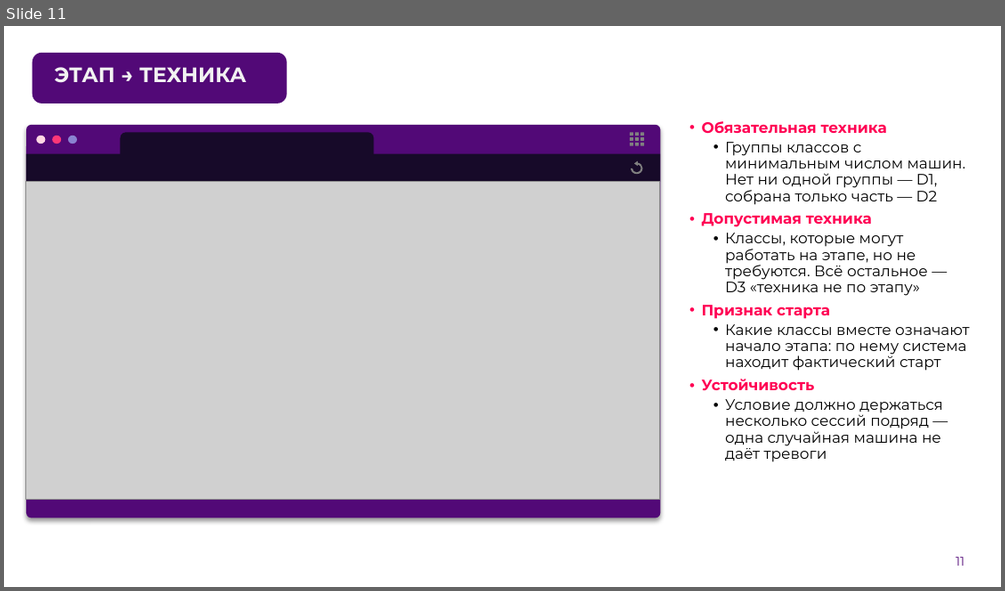
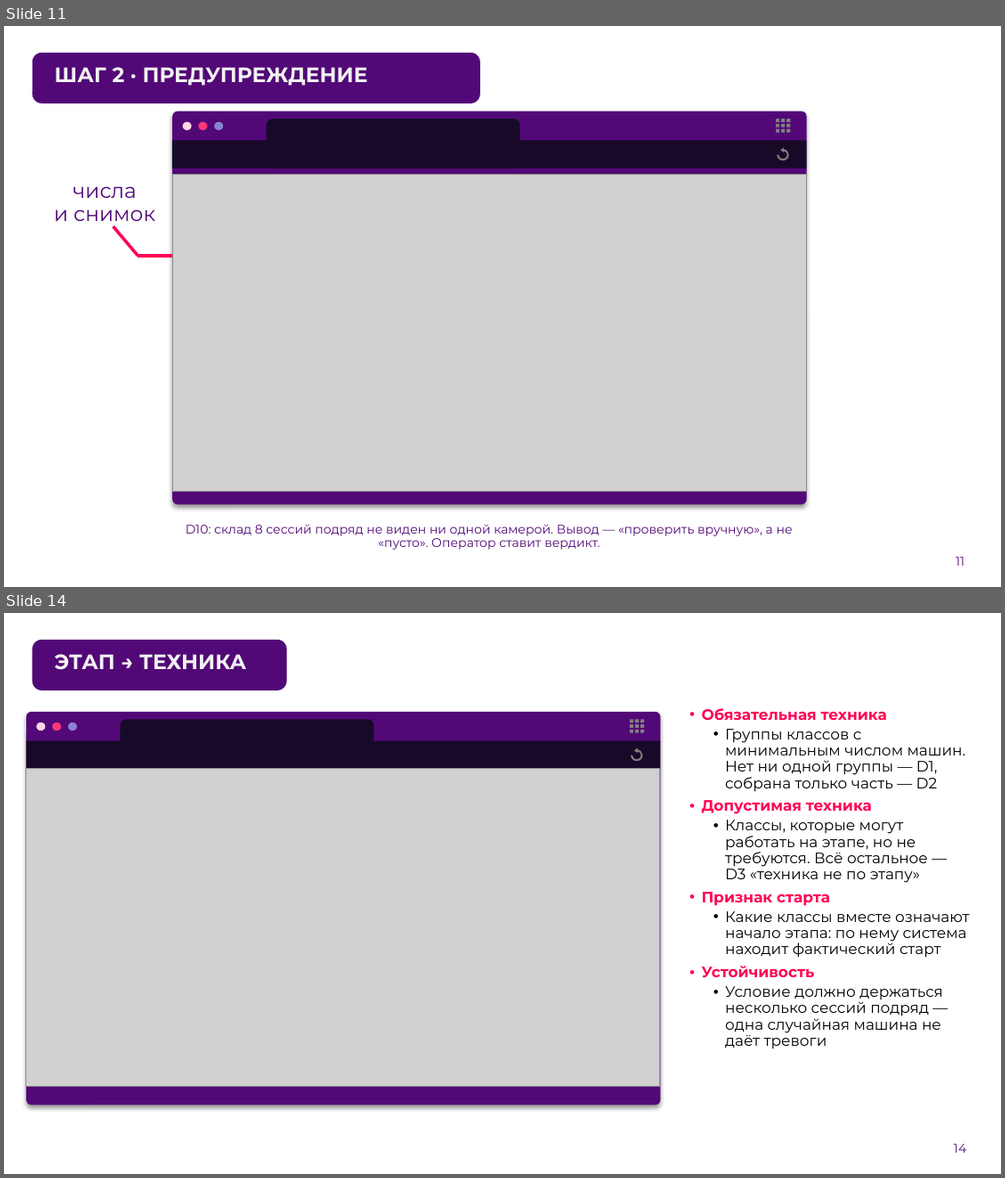
Before and after one commit to denbugg/ConstructionSupervision, a slide deck: docs/presentation.pptx. Shown one above the other, each under a label of ours: slide 11 before the commit, slides 11 and 14 after it; the slides between them are not shown. The pictures are 1005x591 and 1005x1178 pixels, drawn with LibreOffice and Linux fonts; fonts in the diff are those of the drawing; grey boxes stand for pictures; background and template pictures are left out. Boxes give left, top, right and bottom in pixels: in the first picture for what was removed or moved away, otherwise in the second. Text is boxed around its words. In the diff, an @@ line names an element or a change of style, - is before the commit and + after.

```diff
--- a/docs/presentation.pptx
+++ b/docs/presentation.pptx
@@ slide 11 added at [4, 26, 1001, 587], background picture (left out) @@
@@ rounded rectangle added at [32, 52, 480, 103], fill #520977 @@
@@ title added at [55, 67, 368, 86], 20 pt, text #F2F2F2, bold @@
+ШАГ 2 · ПРЕДУПРЕЖДЕНИЕ
@@ group added at [172, 111, 807, 505]: 10 freeform shapes, 4 ellipses, 2 rounded rectangles, 1 rectangle, 1 picture @@
@@ text added at [54, 186, 155, 221], 20 pt, text #520977 @@
+числа
+и снимок
@@ line added from (138, 256) to (113, 226), #FF0053 3 pt @@
@@ line added from (172, 256) to (138, 256), #FF0053 3 pt @@
@@ text added at [186, 524, 793, 549], 12 pt, text #520977 @@
+D10: склад 8 сессий подряд не виден ни одной камерой. Вывод — «проверить вручную», а не «пусто». Оператор ставит вердикт.
@@ page number added at [955, 556, 964, 565], 12 pt, text #520977 @@
+11
@@ what was slide 11 is now slide 14 @@
@@ page number at [954, 1143, 966, 1152]: text changed @@
-11
+14
```
Also in this commit, not shown: 3 other slides added, 1 slide removed, 1 other file.
